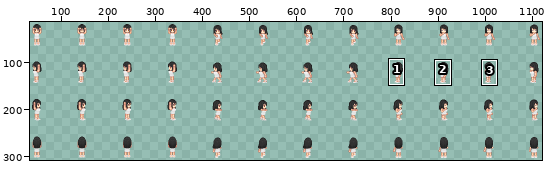
A sprite sheet gets an edit: img/sv_actors/MV_FF8_Rinoa_Battler.png. The first picture is a wide view before the edit; the outline marks the close-up.
Close-up. As it was:
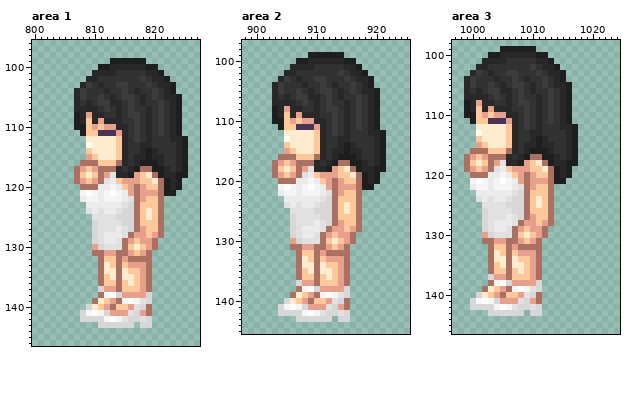
The file is 1152x640 pixels. Shown: area 1: x 800..827, y 96..146; area 2: x 898..925, y 97..145; area 3: x 997..1024, y 98..146. The wide view leaves out empty margins. The commit also changed other parts of the picture, which this record leaves out.
Once edited:
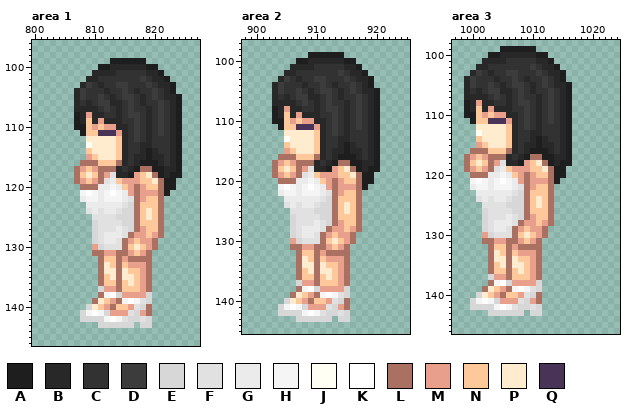
Palette (. is transparent): A #1e1e1e  B #282828  C #323232  D #3c3c3c  E #d7d7d7  F #e1e1e1  G #ebebeb  H #f5f5f5  J #fffff3  K #ffffff  L #aa7162  M #e8a08d  N #ffc89b  P #ffebce  Q #493357
Difference:
Area 1:
y 112: x 824..825 BA -> A.
y 113..117: x 823..825 CBA -> BA.
y 118: x 823 B -> A; x 825 A -> .
y 119..120: x 823..824 BA -> A.
y 121: x 823 A -> .
Area 2:
y 112: x 920..921 BA -> A.
y 113..117: x 919..921 CBA -> BA.
y 118: x 919 B -> A; x 921 A -> .
y 119..120: x 919..920 BA -> A.
y 121: x 919 A -> .
Area 3:
y 112: x 1016..1017 BA -> A.
y 113..117: x 1015..1017 CBA -> BA.
y 118: x 1015 B -> A; x 1017 A -> .
y 119..120: x 1015..1016 BA -> A.
y 121: x 1015 A -> .
Pixel boxes of the changes (left, top, right, bottom) in both close-ups:
changed: (170, 136, 188, 196)
changed: (368, 130, 386, 190)
changed: (560, 124, 578, 184)
